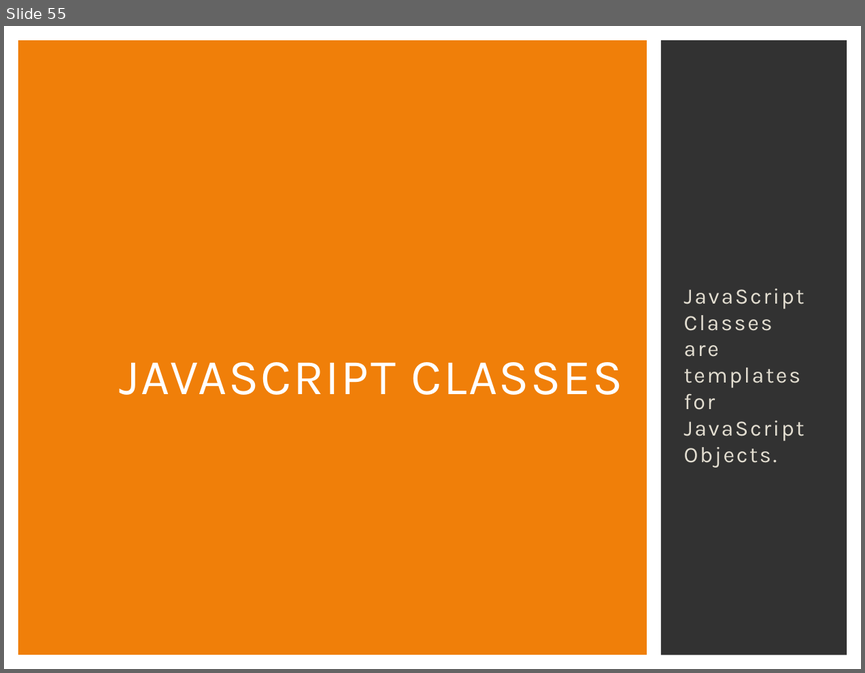
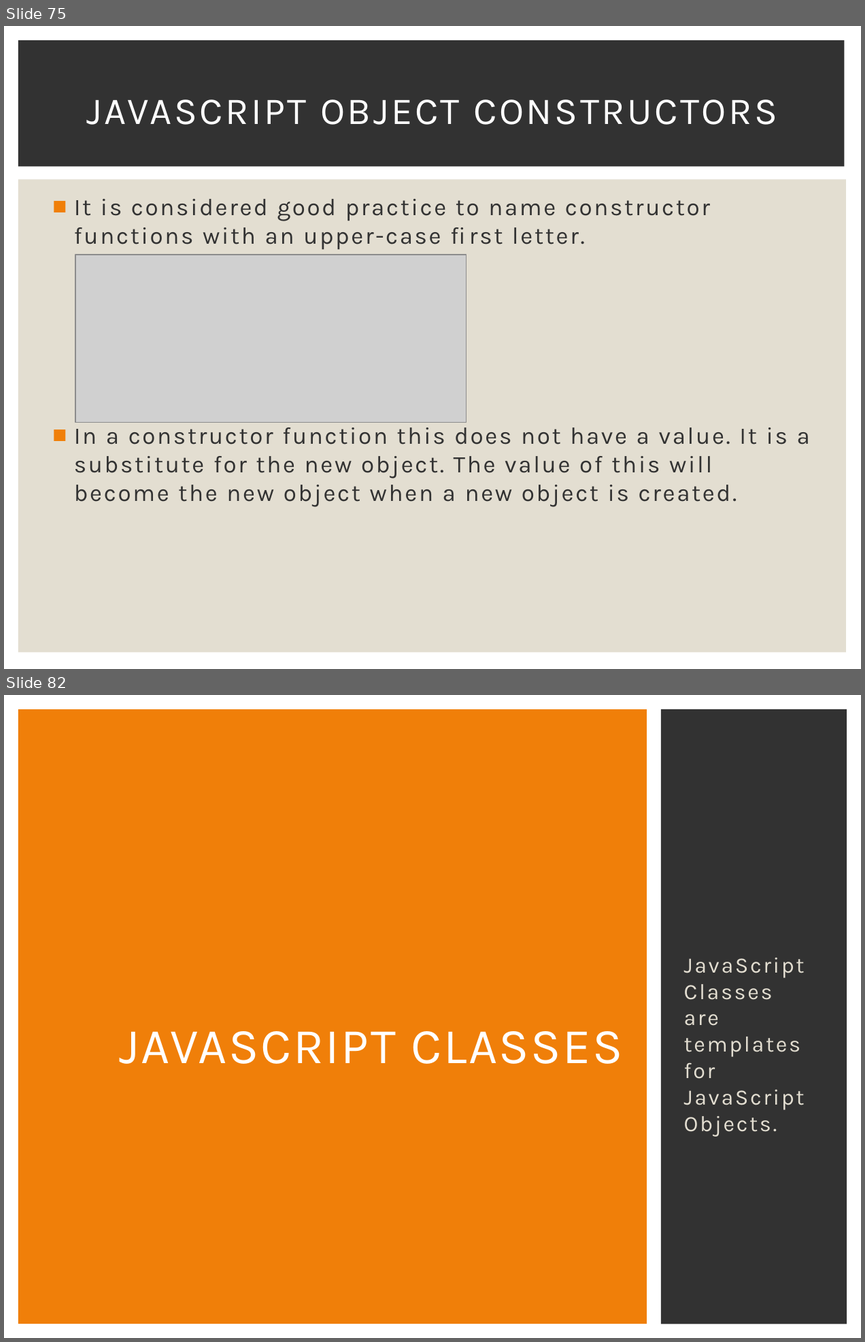
Before and after one commit to Karamihova/Fundamentals-JS, a slide deck: Programming Prep.pptx. Shown one above the other, each under a label of ours: slide 55 before the commit, slides 75 and 82 after it; the slides between them are not shown. The pictures are 865x673 and 865x1342 pixels, drawn with LibreOffice and Linux fonts; fonts in the diff are those of the drawing; grey boxes stand for pictures. Boxes give left, top, right and bottom in pixels: in the first picture for what was removed or moved away, otherwise in the second. Text is boxed around its words. In the diff, an @@ line names an element or a change of style, - is before the commit and + after.

```diff
--- a/Programming Prep.pptx
+++ b/Programming Prep.pptx
@@ slide 75 added at [4, 26, 861, 669], background #FFFFFF @@
@@ rectangle added at [18, 40, 844, 167], fill #323232 @@
@@ title added at [86, 99, 777, 125], 32 pt, text #FFFFFF @@
+JAVASCRIPT OBJECT CONSTRUCTORS
@@ rectangle added at [18, 180, 847, 652], fill #E3DED1 @@
@@ text added at [74, 199, 810, 507], 20 pt, text #323232 @@
+■ It is considered good practice to name constructor functions with an upper-case first letter.
+■ In a constructor function this does not have a value. It is a substitute for the new object. The value of this will become the new object when a new object is created.
@@ picture added at [75, 254, 466, 422] @@
@@ what was slide 55 is now slide 82 @@
```
Also in this commit, not shown: 1 slide changed, 26 other slides added.
